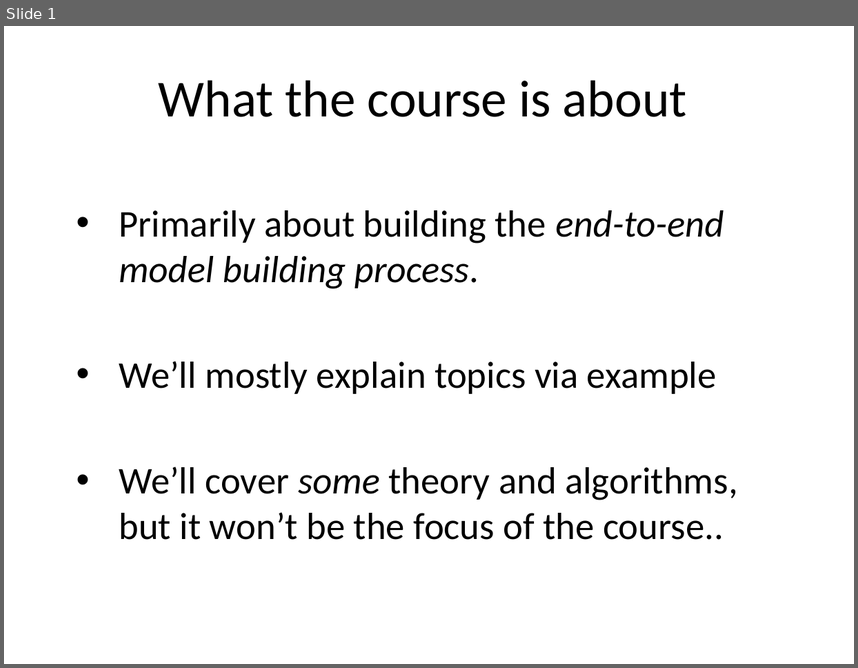
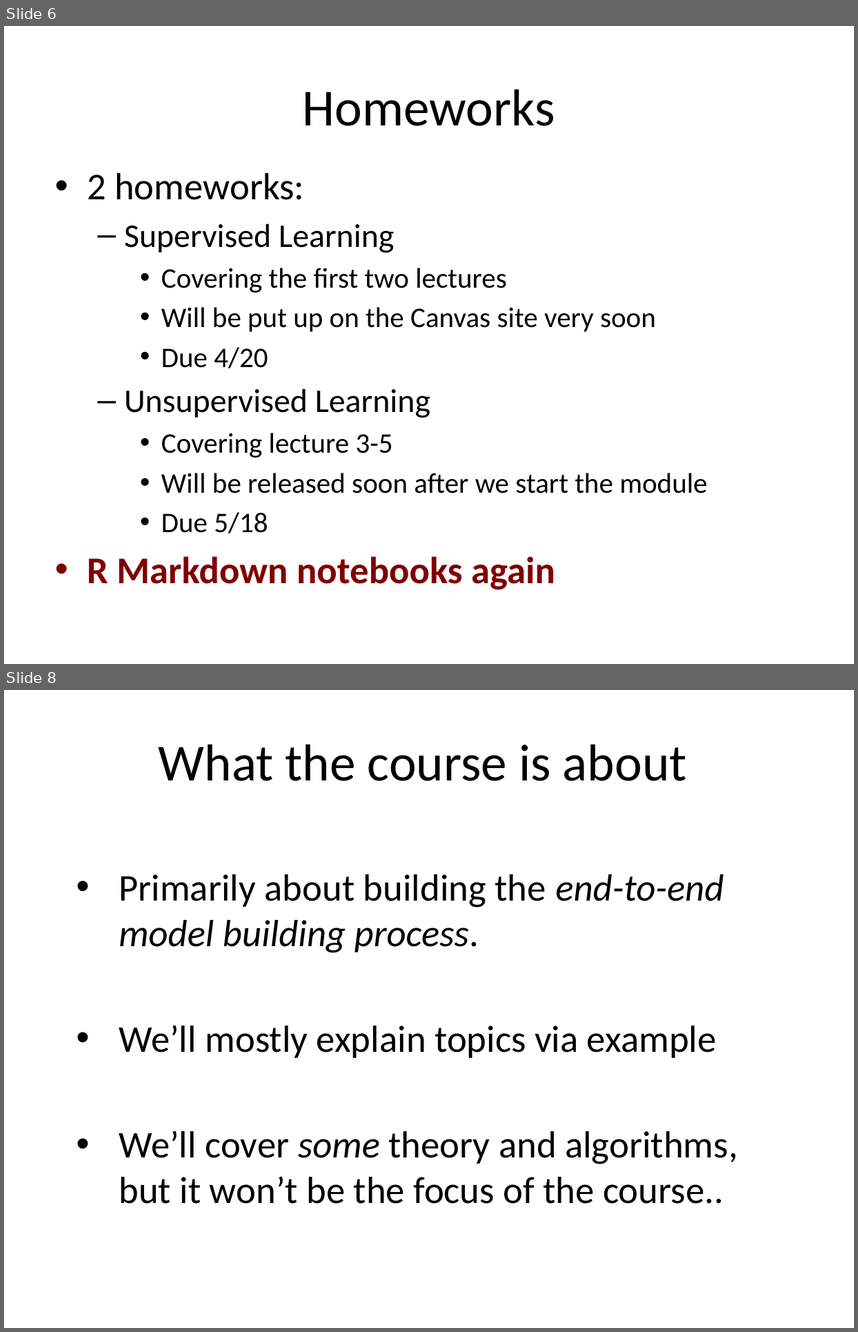
Before and after one commit to jdonaldson/uw-mlearn410, a slide deck: docs/module1/Presentation1.pptx. Shown one above the other, each under a label of ours: slide 1 before the commit, slides 6 and 8 after it; the slides between them are not shown. The pictures are 858x668 and 858x1332 pixels, drawn with LibreOffice and Linux fonts; fonts in the diff are those of the drawing. Boxes give left, top, right and bottom in pixels: in the first picture for what was removed or moved away, otherwise in the second. Text is boxed around its words. In the diff, an @@ line names an element or a change of style, - is before the commit and + after.

```diff
--- a/docs/module1/Presentation1.pptx
+++ b/docs/module1/Presentation1.pptx
@@ slide 6 added at (4,26,854,664), background #FFFFFF @@
@@ title added at (303,89,555,126), 44 pt, text #000000 @@
+Homeworks
@@ text added at (87,173,707,590), 24 pt, text #000000 @@
+• 2 homeworks:
+  – Supervised Learning
+    • Covering the first two lectures
+    • Will be put up on the Canvas site very soon
+    • Due 4/20
+  – Unsupervised Learning
+    • Covering lecture 3-5
+    • Will be released soon after we start the module
+    • Due 5/18
+• R Markdown notebooks again
@@ what was slide 1 is now slide 8 @@
```
Also in this commit, not shown: 3 slides changed, 5 other slides added, 4 other files.
